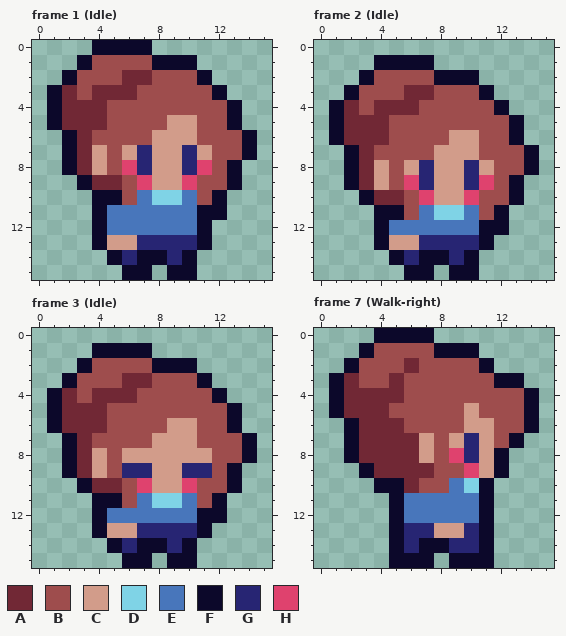
File history of a pixel-art file, assets/characters.aseprite. That is the earlier state.
16x16 pixels, 16 frames. Shown: frame 1 (Idle), frame 2 (Idle), frame 3 (Idle), frame 7 (Walk-right). The commit also changed other frames, which this record leaves out.
Palette (. is transparent): A #712835  B #9e4d4d  C #d29c8a  D #7fd3e6  E #4876bb  F #0c082a  G #272573  H #df426e
Pixels before, frame 1 (Idle), first column x 1:
 0 ...FFFF.......
 1 ..FBBBBFFF....
 2 .FBBBAABBBF...
 3 FABAAABBBBBF..
 4 FAAABBBBBBBBF.
 5 FAAABBBBCCBBF.
 6 .FABBBBCCCBBBF
 7 .FACBCGCCGCBBF
 8 .FACBHGCCGHBF.
 9 ..FAABHCCHBBF.
10 ...FFBEDDEBF..
11 ...FEEEEEEFF..
12 ...FEEEEEEF...
13 ...FCCGGGGF...
14 ....FGFFGF....
15 .....FF.FF....
Pixels before, frame 2 (Idle), first column x 1:
 1 ...FFFF.......
 2 ..FBBBBFFF....
 3 .FBBBAABBBF...
 4 FABAAABBBBBF..
 5 FAAABBBBBBBBF.
 6 FAAABBBBCCBBF.
 7 .FABBBBCCCBBBF
 8 .FACBCGCCGCBBF
 9 .FACBHGCCGHBF.
10 ..FAABHCCHBBF.
11 ...FFBEDDEBF..
12 ...FEEEEEEFF..
13 ...FCCGGGGF...
14 ....FGFFGF....
15 .....FF.FF....
Pixels before, frame 3 (Idle), first column x 1:
 1 ...FFFF.......
 2 ..FBBBBFFF....
 3 .FBBBAABBBF...
 4 FABAAABBBBBF..
 5 FAAABBBBBBBBF.
 6 FAAABBBBCCBBF.
 7 .FABBBBCCCBBBF
 8 .FACBCCCCCCBBF
 9 .FACBGGCCGGBF.
10 ..FAABHCCHBBF.
11 ...FFBEDDEBF..
12 ...FEEEEEEFF..
13 ...FCCGGGGF...
14 ....FGFFGF....
15 .....FF.FF....
Pixels before, frame 7 (Walk-right), first column x 1:
 0 ...FFFF.......
 1 ..FBBBBFFF....
 2 .FBBBABBBBF...
 3 FABBABBBBBBFF.
 4 FAAAABBBBBBBBF
 5 FAAABBBBBCBBBF
 6 .FAAABBBBCCBBF
 7 .FAAAACBCGCBF.
 8 .FAAAACBHGCF..
 9 ..FAAAABBHCF..
10 ...FFABBEDF...
11 ....FEEEEEF...
12 ....FEEEEEF...
13 ....FGGCCGF...
14 ....FGFFGGF...
15 ....FFF.FFF...
The result:
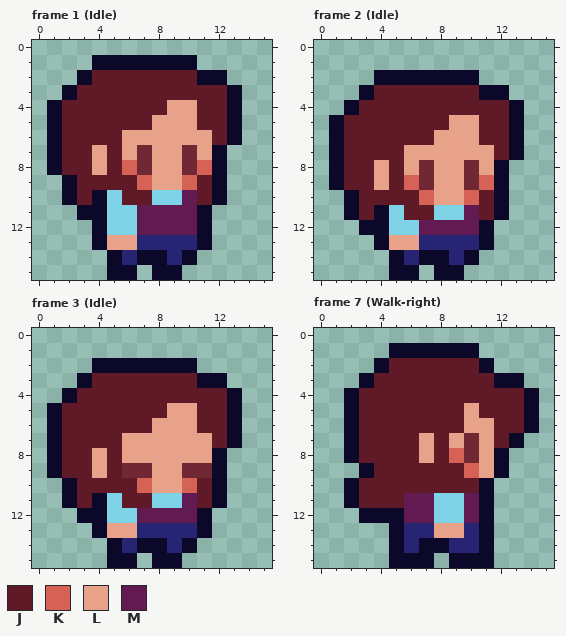
Colours new in this view: J #601926  K #d66255  L #e8a28a  M #621b52
Difference:
layer "Meg" now hidden
layer "Barbs" added
Changed rows in their new state; - is an unchanged pixel.
Frame 1 (Idle):
first column x 1:
 0 ---....-------
 1 --.FFFF-------
 2 -.FJJJJJJJ-F--
 3 .FJJJJJJJJJJF-
 4 -JJJJJJJLLJJ--
 5 -JJJJJJLLLJJ--
 6 FJJJJLLLLLLJF.
 7 FJJLJLALLALF..
 8 FJJLJKALLAKF.-
 9 -FJJJJKLLKJF.-
10 -FJ-DJJ--MJ---
11 --F-DDMMMM-.--
12 ----DDMMMM----
13 ----LL--------
15 ----F-.F-.----
Frame 2 (Idle):
first column x 1:
 1 ---....-------
 2 --.FFFF-------
 3 -.FJJJJJJJ-F--
 4 .FJJJJJJJJJJF-
 5 -JJJJJJJLLJJ--
 6 -JJJJJJLLLJJ--
 7 FJJJJLLLLLLJF.
 8 FJJLJLALLALF..
 9 FJJLJKALLAKF.-
10 -FJJJJKLLKJF.-
11 -FJ-DJJ--MJ---
12 --F-DDMMMM-.--
13 ----LL--------
15 ----F-.F-.----
Frame 3 (Idle):
first column x 1:
 1 ---....-------
 2 --.FFFF-------
 3 -.FJJJJJJJ-F--
 4 .FJJJJJJJJJJF-
 5 -JJJJJJJLLJJ--
 6 -JJJJJJLLLJJ--
 7 FJJJJLLLLLLJF.
 8 FJJLJLLLLLLF..
 9 FJJLJAALLAAF.-
10 -FJJJJKLLKJF.-
11 -FJ-DJJ--MJ---
12 --F-DDMMMM-.--
13 ----LL--------
15 ----F-.F-.----
Frame 7 (Walk-right):
first column x 1:
 0 ---....------
 1 --..FFF------
 2 -..FJJJJJJ---
 3 ..FJJJJJJJJ--
 4 .FJJJJJJJJJJJ
 5 .FJJJJJJJLJJJ
 6 --JJJJJJJLLJJ
 7 --JJJJLJLALJ-
 8 --JJJJLJKAL--
 9 ---JJJJJJKL--
10 -FJJJJJJJJ---
11 -FJJJMMDDM---
12 --FF-MMDDM---
13 -------LL----
